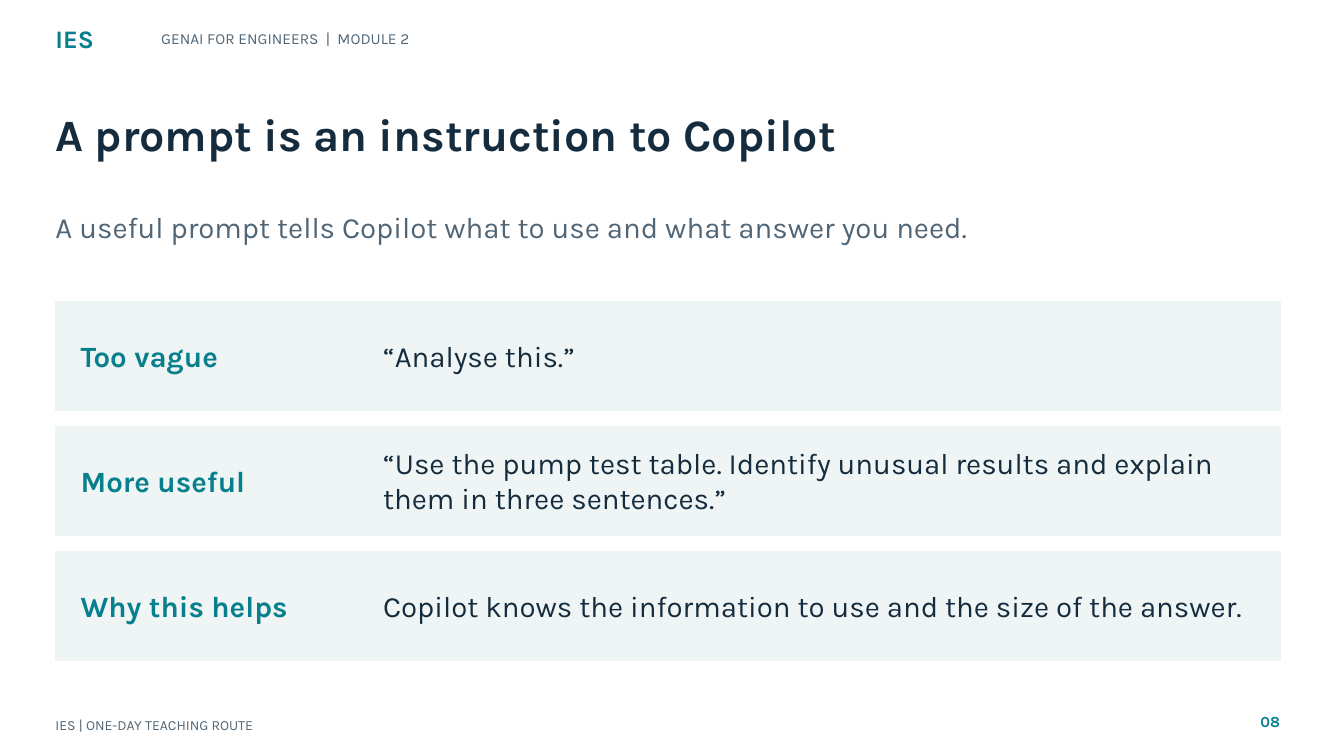
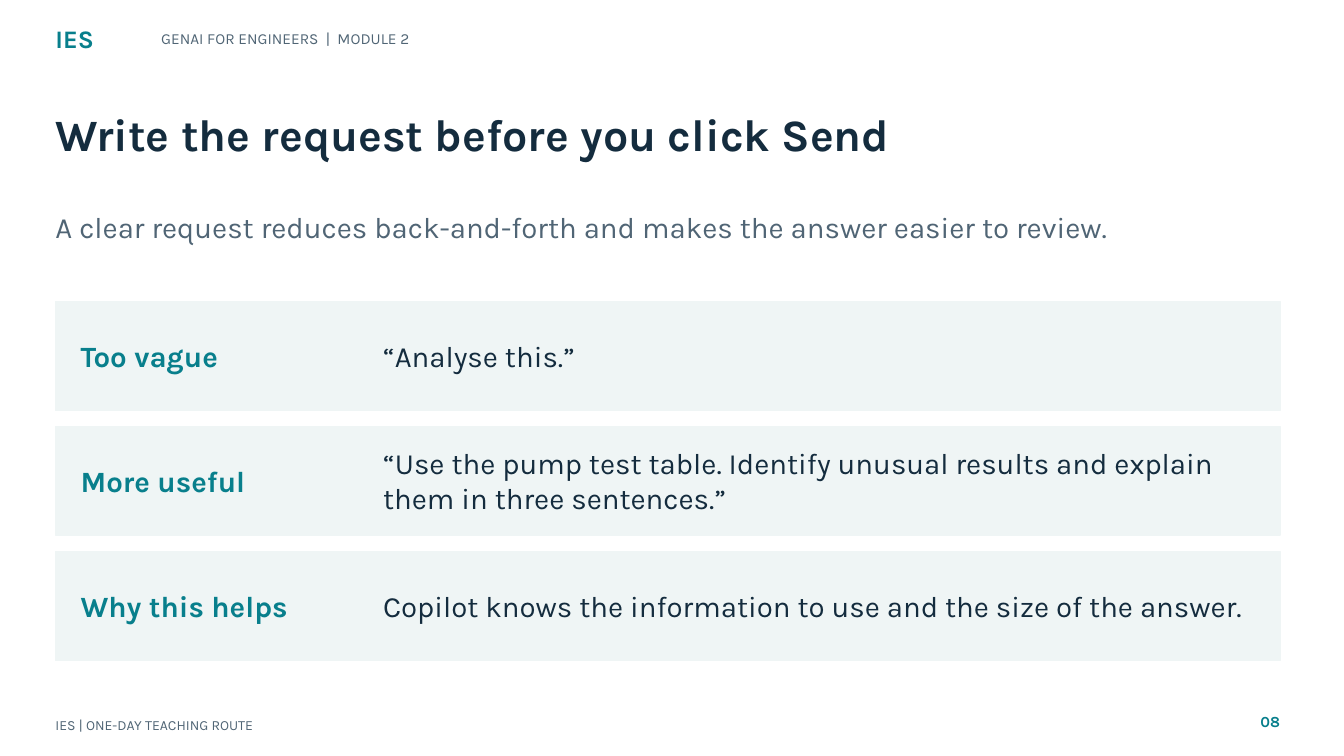
Before and after one commit to tertiarycourses/IES-GenAI-for-Engineers, a slide deck: slide 8 of courseware/Slides/IES-GenAI-for-Engineers.pptx. Drawn at 1344x756 pixels with LibreOffice and Linux fonts; fonts in the diff are those of the drawing. Boxes give left, top, right and bottom in pixels: in the first picture for what was removed or moved away, otherwise in the second. Text is boxed around its words. In the diff, an @@ line names an element or a change of style, - is before the commit and + after.

Commit message:
fix: make Copilot productivity and data analysis benefits explicit

```diff
--- a/courseware/Slides/IES-GenAI-for-Engineers.pptx
+++ b/courseware/Slides/IES-GenAI-for-Engineers.pptx
@@ text at (x1=55, y1=119, x2=890, y2=162): text changed @@
-A prompt is an instruction to Copilot
+Write the request before you click Send
@@ text at (x1=55, y1=218, x2=1107, y2=245): text changed @@
-A useful prompt tells Copilot what to use and what answer you need.
+A clear request reduces back-and-forth and makes the answer easier to review.
```
Also in this commit, not shown: 24 other slides changed, 1 other file.
